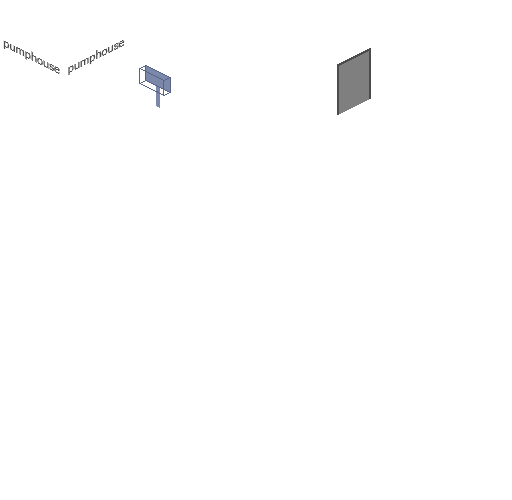
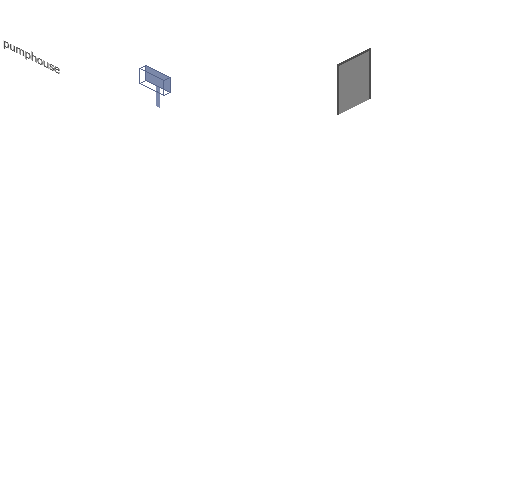
Two versions of the same layered image (512px x 500px). Layer-by-layer changes:
painted on "Layer 1" over [68, 40, 125, 75]
